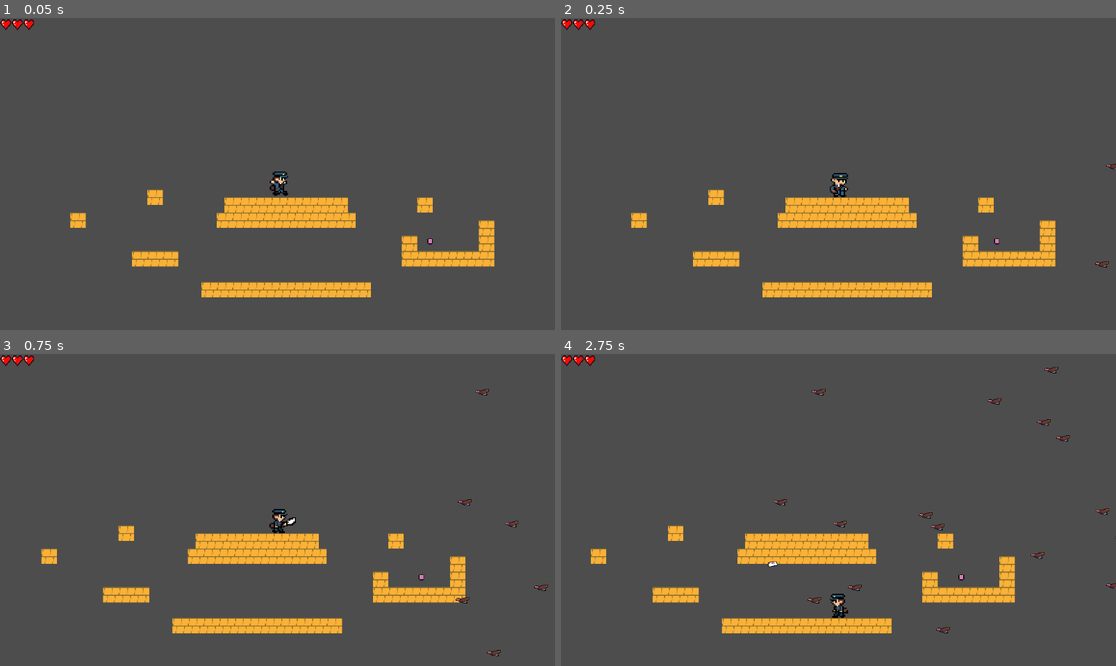
Above: before the commit, frames 1-4 (two rows, left to right).
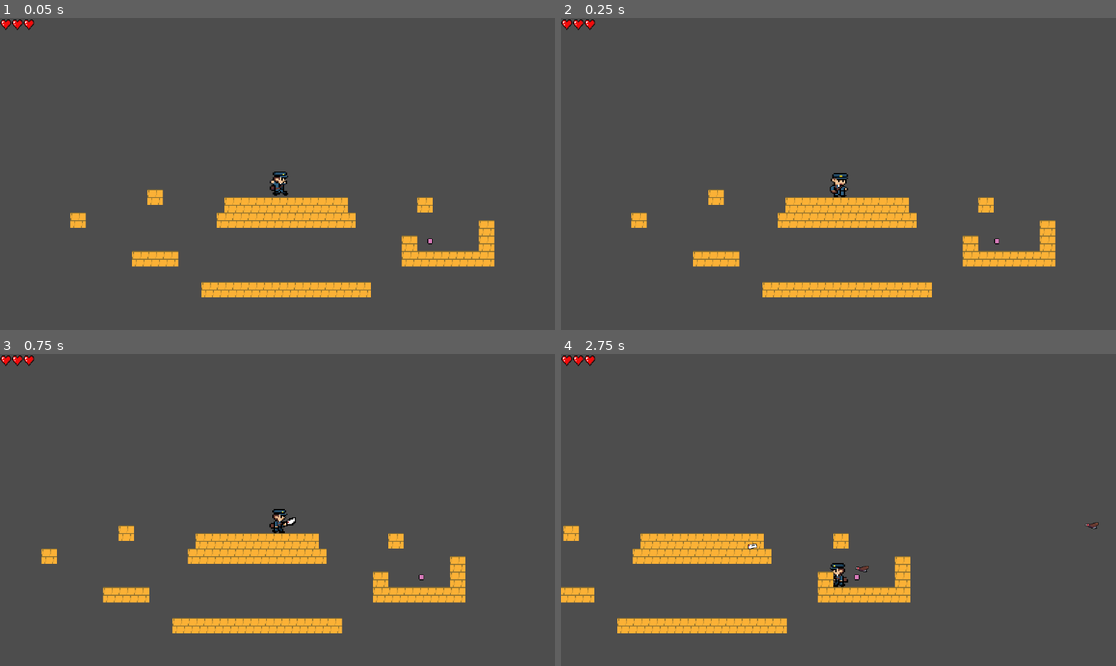
Above: after the commit, the same moments.

Repository: Suukhii/Delivery-through-time
Game: Godot game, scene res://scenes/game.tscn
Two runs of this game, one before a commit and one after it. Both use one fixed random seed, a clock stepped at 60 frames per second and the inputs below.
Inputs:
- Up to frame 1 (0.05 s): no input
- Up to frame 2 (0.25 s): no input
- Up to frame 3 (0.75 s): hold Right (move_right) from 0.53 s (still down); hold K (shoot_player_projectile) from 0.53 s (still down)
- Up to frame 4 (2.75 s): tap Space (jump) at 0.77, 1.52 s; release K (shoot_player_projectile) at 1.28 s; tap K (shoot_player_projectile) at 1.35 s; release Right (move_right) at 2.03 s; hold Left (move_left) from 2.03 s (still down); hold K (shoot_player_projectile) from 2.03 s (still down)

Frame 1 is identical in both runs. In frame 2, less than 0.1% of the frame differs, in the area x 96-100%, y 46-80%; in frame 3, 0.2%; in frame 4, 10%, in the area x 0-100%, y 4-90%.

Commit message:
less birb

Diff:
--- a/scenes/game.tscn
+++ b/scenes/game.tscn
@@ -38,9 +38,7 @@
 
 [node name="TileMapLayer" type="TileMapLayer" parent="."]
 position = Vector2(-25, 36)
-
 tile_map_data = PackedByteArray("AAD7/wEAAAAAAAAAAAD9/wEAAAAAAAAAAAD//wEAAAAAAAAAAAABAAEAAAAAAAAAAAADAAEAAAAAAAAAAAAFAA …(640 unchanged characters)…
-
 tile_set = SubResource("TileSet_lbhrr")
 
 [node name="Deadzone" parent="." instance=ExtResource("4_lbhrr")]
@@ -50,10 +48,9 @@
 position = Vector2(8, -80)
 shape = SubResource("WorldBoundaryShape2D_lbhrr")
 
-
-[connection signal="timeout" from="Player/VultureSpawner/SpawnTimer" to="Player/VultureSpawner" method="_on_spawn_timer_timeout"]
-
 [node name="enemy" parent="." instance=ExtResource("5_iywne")]
 position = Vector2(309, 142)
 
 [node name="UI" parent="." instance=ExtResource("6_p57ef")]
+
+[connection signal="timeout" from="Player/VultureSpawner/SpawnTimer" to="Player/VultureSpawner" method="_on_spawn_timer_timeout"]
--- a/scripts/vulture_spawner.gd
+++ b/scripts/vulture_spawner.gd
@@ -4,7 +4,7 @@
 
 @onready var spawnTimer = $SpawnTimer
 
-var nextSpawnTime = 0.1
+var nextSpawnTime = 1
 
 var player_node
 
Not shown: 1 places in scenes/game.tscn that only renumber resources
